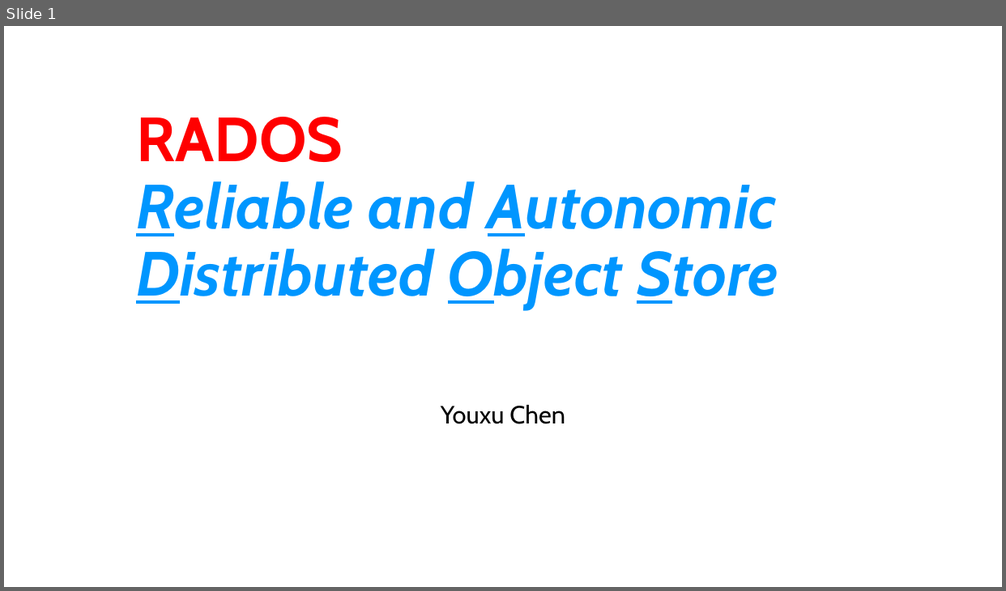
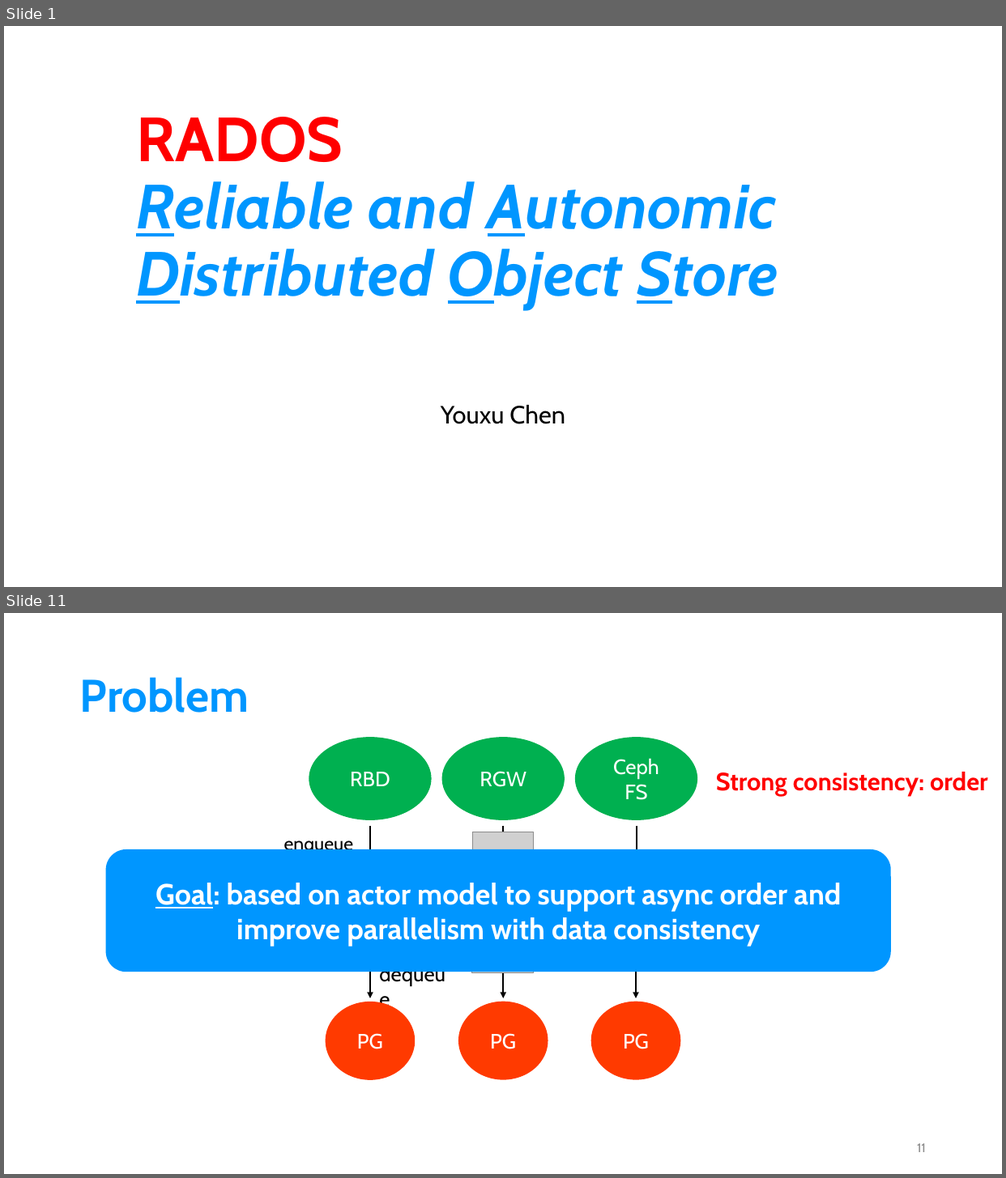
Before and after one commit to Youxu-Chen/Document-Ceph, a slide deck: RADOS.pptx. Shown one above the other, each under a label of ours: slide 1 before the commit, slides 1 and 11 after it; the slides between them are not shown. The pictures are 1006x591 and 1006x1178 pixels, drawn with LibreOffice and Linux fonts; fonts in the diff are those of the drawing; grey boxes stand for pictures. Boxes give left, top, right and bottom in pixels: in the first picture for what was removed or moved away, otherwise in the second. Text is boxed around its words. In the diff, an @@ line names an element or a change of style, - is before the commit and + after.

```diff
--- a/RADOS.pptx
+++ b/RADOS.pptx
@@ slide 11 added at (x1=4, y1=613, x2=1002, y2=1174), background #FFFFFF @@
@@ title added at (x1=80, y1=677, x2=249, y2=713), 44 pt, text #0096FF, bold @@
+Problem
@@ text added at (x1=716, y1=772, x2=988, y2=796), 24 pt, text #FF0000, bold @@
+Strong consistency: order
@@ rounded rectangle added at (x1=106, y1=850, x2=891, y2=973), fill #0096FF, 28 pt, text #FFFFFF, bold @@
+Goal: based on actor model to support async order and improve parallelism with data consistency
@@ picture added at (x1=473, y1=833, x2=534, y2=894) @@
@@ group added at (x1=284, y1=737, x2=891, y2=1080): 7 ellipses, 6 arrows, 2 texts @@
+RBD
+Ceph FS
+RGW
+dequeue
+PG
+enqueue
+PG
+PG
+Thread
+pool
@@ picture added at (x1=472, y1=912, x2=533, y2=973) @@
@@ page number added at (x1=917, y1=1144, x2=926, y2=1152), 12 pt, text #8C8C8C @@
+11
```
Also in this commit, not shown: 6 slides changed, 12 other slides added, 2 slides removed, 1 other file.
